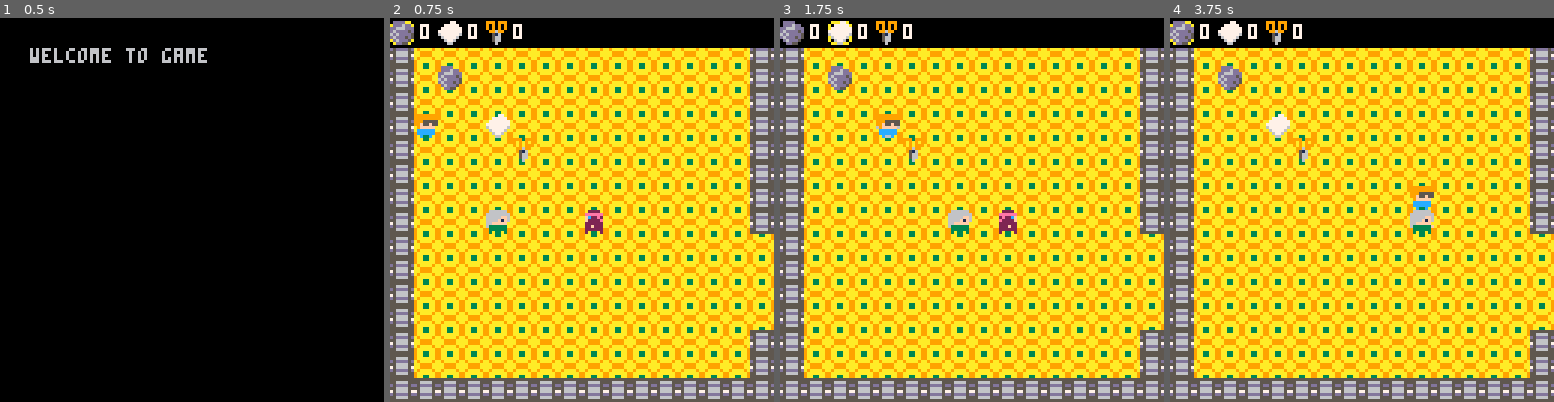
Above: before the commit, frames 1-4 (left to right).
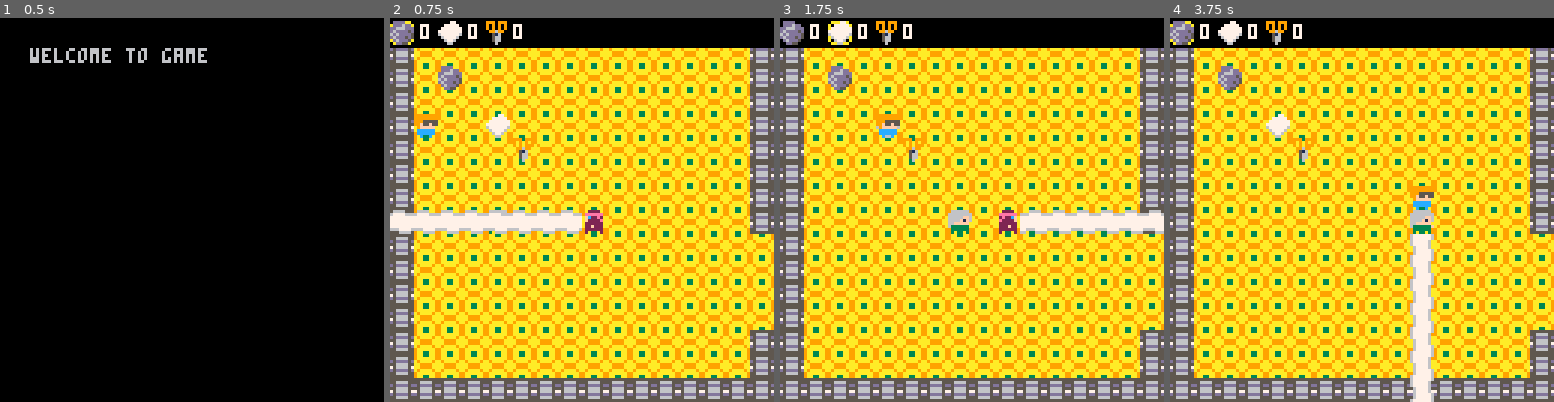
Above: after the commit, the same moments.

Repository: Braxmaster/Gamejam3012
Game: PICO-8 cartridge game.p8
Two runs of this game, one before a commit and one after it. Both use one fixed random seed, a clock stepped at 60 frames per second and the inputs below.
Inputs:
- Up to frame 1 (0.5 s): tap X (X key) at 0.33 s
- Up to frame 2 (0.75 s): tap O (Z key) at 0.7 s
- Up to frame 3 (1.75 s): tap X (X key) at 1.07 s; hold Right from 1.6 s (still down); tap O (Z key) at 1.7 s
- Up to frame 4 (3.75 s): tap X (X key) at 1.85, 2.97 s; release Right at 2.1 s; tap O (Z key) every 0.4 s from 2.1 to 3.7 s; hold Up 2.15-2.42 s; hold Right 2.47-3.03 s; hold Left 3.08-3.58 s; hold Down from 3.63 s (still down)

Frame 1 is identical in both runs. In frame 2, 2.7% of the frame differs, in the area x 0-50%, y 50-57%; in frame 3, 2.0%; in frame 4, 2.4%.

Commit message:
Added white beam on z press

Diff:
--- a/game.p8
+++ b/game.p8
@@ -43,6 +43,8 @@
 spr_scissor = 033
 spr_rock = 034
 spr_paper = 035
+spr_beam_hor = 051
+spr_beam_vert = 052
 
 items = {
   {
@@ -87,6 +89,8 @@
   current_weapon = c_rock_type
 }
 
+movement_factor = 0
+
 -->8
 -- game logic functions --
 
@@ -332,6 +336,9 @@
   draw_menu()
   draw_items()
   foreach(enemies, draw_enemy)
+  if btn(4) then
+    draw_beam()
+  end
 end
 
 function draw_enemy(enemy)
@@ -341,6 +348,48 @@
 function draw_player()
   local spr_data = c_player_sprs[player.dir]
   spr(spr_data.spr, player.x, player.y, 1, 1, spr_data.mirror)
+end
+
+function draw_beam()
+local x = player.x
+local y = player.y
+
+if player.dir == 1 then
+      sspr(24, 24, movement_factor, 8, x-movement_factor, y)
+      x -= 8
+    elseif player.dir == 2 then
+      x += 8
+      sspr(31-movement_factor, 24, movement_factor, 8, x, y)
+    elseif player.dir == 3 then
+      sspr(32, 24, 8, movement_factor, x, y-movement_factor)
+      y -= 8
+    elseif player.dir == 4 then
+      y += 8
+      sspr(32, 31-movement_factor, 8, movement_factor, x, y)
+    end
+
+local times = 0
+
+  while times < 10 do
+    if player.dir == 1 then
+      sspr(24, 24, 8, 8, x - movement_factor, y)
+      x -= 8
+    elseif player.dir == 2 then
+      sspr(24, 24, 8, 8, x + movement_factor, y)
+      x += 8
+    elseif player.dir == 3 then
+      sspr(32, 24, 8, 8, x, y - movement_factor)
+      y -= 8
+    elseif player.dir == 4 then
+      sspr(32, 24, 8, 8, x, y + movement_factor)
+      y += 8
+    end
+  times += 1
+  end
+  movement_factor += 1
+  if movement_factor >= 8 then
+    movement_factor = 0
+  end
 end
 
 function draw_menu()
@@ -402,14 +451,14 @@
 0000000000056600d6ddd5d50677776005500660d887888577666667000000000000000000000000000000000000000000000000000000000000000000000000
 00000000000566000d6ddd5000677600550000660d78875007776670000000000000000000000000000000000000000000000000000000000000000000000000
 000000000000600000dd5500000660005000000600dd550000077700000000000000000000000000000000000000000000000000000000000000000000000000
-00000000000000000000000000000000000000000000000000000000000000000000000000000000000000000000000000000000000000000000000000000000
-00000000000000000000000000000000000000000000000000000000000000000000000000000000000000000000000000000000000000000000000000000000
-00000000000000000000000000000000000000000000000000000000000000000000000000000000000000000000000000000000000000000000000000000000
-00000000000000000000000000000000000000000000000000000000000000000000000000000000000000000000000000000000000000000000000000000000
-00000000000000000000000000000000000000000000000000000000000000000000000000000000000000000000000000000000000000000000000000000000
-00000000000000000000000000000000000000000000000000000000000000000000000000000000000000000000000000000000000000000000000000000000
-00000000000000000000000000000000000000000000000000000000000000000000000000000000000000000000000000000000000000000000000000000000
-00000000000000000000000000000000000000000000000000000000000000000000000000000000000000000000000000000000000000000000000000000000
+00000000999000000000000006666000067777606666666000000000000000000000000000000000000000000000000000000000000000000000000000000000
+00000000900900000000000067777666067777767777777600000000000000000000000000000000000000000000000000000000000000000000000000000000
+00000000999955000000000077777777067777767777777600000000000000000000000000000000000000000000000000000000000000000000000000000000
+00000000000515550000000077777777677777767777777600000000000000000000000000000000000000000000000000000000000000000000000000000000
+00000000000666660000000077777777677777767777777600000000000000000000000000000000000000000000000000000000000000000000000000000000
+00000000999966000000000077777777677777607777777600000000000000000000000000000000000000000000000000000000000000000000000000000000
+00000000900900000000000066677776677777607777777600000000000000000000000000000000000000000000000000000000000000000000000000000000
+00000000999000000000000000066660067777606666666000000000000000000000000000000000000000000000000000000000000000000000000000000000
 00000000000000000000000000000000000000000000000000000000000000000000000000000000000000000000000000000000000000000000000000000000
 00000000000000000000000000000000000000000000000000000000000000000000000000000000000000000000000000000000000000000000000000000000
 00000000000000000000000000000000000000000000000000000000000000000000000000000000000000000000000000000000000000000000000000000000
